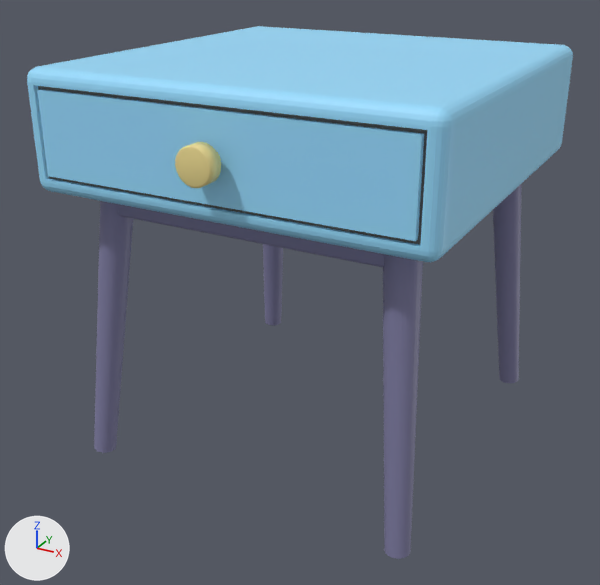
The Blender file Models/Main level/Clutter Room/bedside table.blend as it was, and as the next commit left it.
Camera for both pictures: a 50 mm camera at (2.07, -4.2, 1.01) aimed at (-0.03, -0.37, -0.9). The axes (+X, +Y, +Z) are drawn at lower left. The lights are the same throughout.
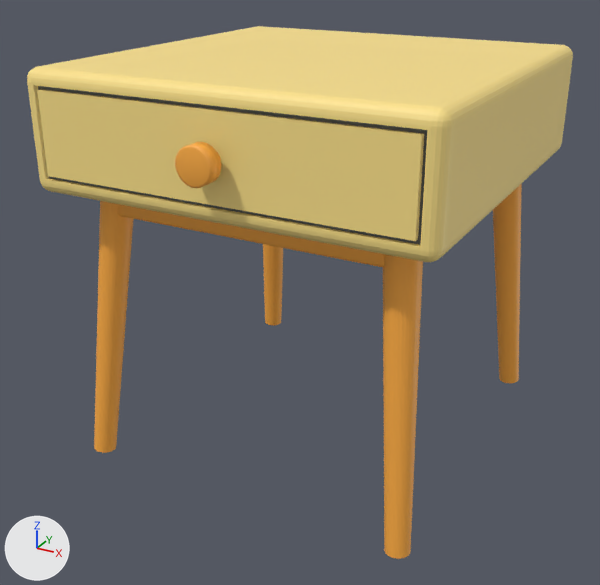
Where the change shows, as pixel boxes (x1, y1, x2, y2) in the pictures (600 x 585 px):
```json
{"object": "bedside table", "change": "recoloured", "before": [27, 26, 573, 262], "after": [27, 26, 573, 262], "on screen": "blue to yellow"}
{"object": "Cylinder", "change": "recoloured", "before": [94, 184, 522, 559], "after": [94, 184, 522, 559], "on screen": "blue to orange"}
{"object": "Cube", "change": "recoloured", "before": [118, 204, 384, 268], "after": [118, 204, 384, 268]}
{"object": "Cylinder.001", "change": "recoloured", "before": [175, 142, 221, 188], "after": [175, 142, 221, 188], "on screen": "yellow to orange"}
```

The change, as JSON lines over the scene's bpy script:
```json
{"op": "set", "path": "mat_material_005.base_color", "old": "(0.209, 0.202, 0.356)", "new": "(1.0, 0.423, 0.0545)", "note": "blue #7e7ca1 -> orange #ffae42"}
{"op": "set", "path": "mat_material_003.base_color", "old": "(0.314, 0.723, 1.0)", "new": "(1.0, 0.776, 0.258)", "note": "blue #98ddff -> yellow #ffe48b"}
{"op": "set", "path": "mat_material_002.base_color", "old": "(0.847, 0.708, 0.283)", "new": "(1.0, 0.423, 0.0545)", "note": "yellow #eddb91 -> orange #ffae42"}
```
